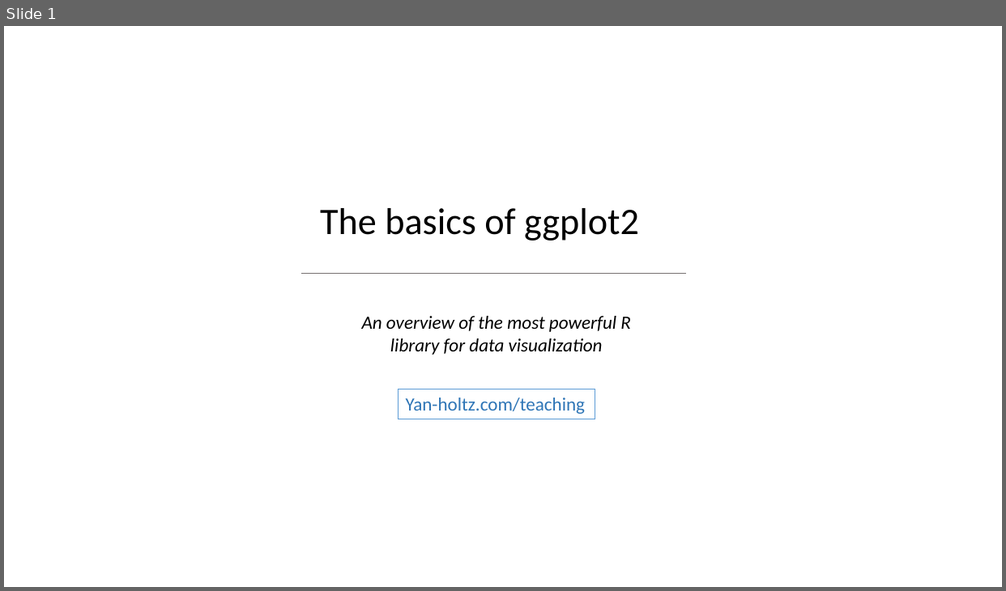
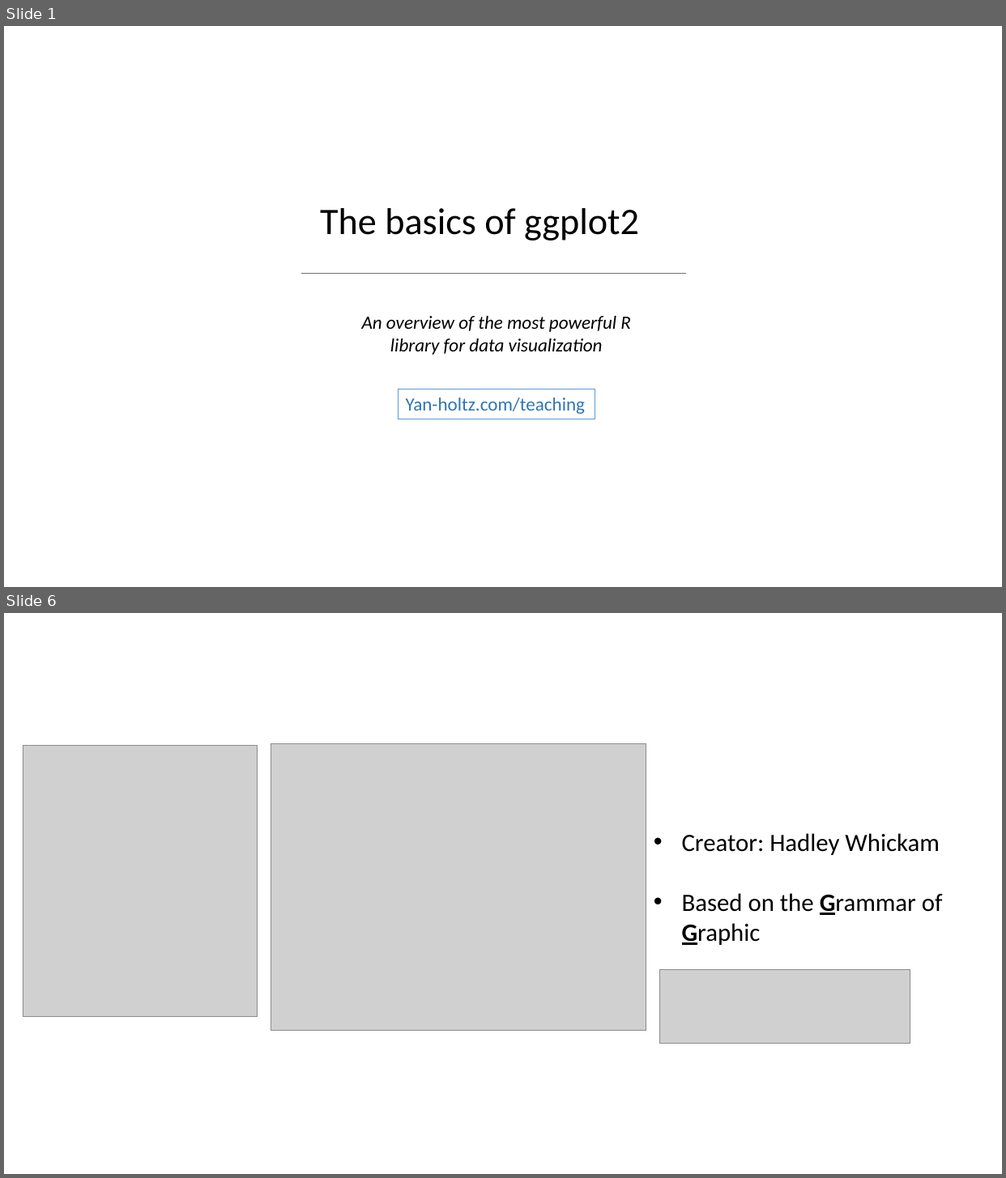
Before and after one commit to holtzy/Teaching, a slide deck: Ggplot2_basic.pptx. Shown one above the other, each under a label of ours: slide 1 before the commit, slides 1 and 6 after it; the slides between them are not shown. The pictures are 1006x591 and 1006x1178 pixels, drawn with LibreOffice and Linux fonts; fonts in the diff are those of the drawing; grey boxes stand for pictures; background and template pictures are left out. Boxes give left, top, right and bottom in pixels: in the first picture for what was removed or moved away, otherwise in the second. Text is boxed around its words. In the diff, an @@ line names an element or a change of style, - is before the commit and + after.

```diff
--- a/Ggplot2_basic.pptx
+++ b/Ggplot2_basic.pptx
@@ slide 6 added at box(4, 613, 1002, 1174), background #FFFFFF @@
@@ picture added at box(23, 746, 257, 1017) @@
@@ picture added at box(271, 743, 646, 1031) @@
@@ text added at box(682, 833, 943, 945), 24 pt, text #000000 @@
+• Creator: Hadley Whickam
+• Based on the Grammar of Graphic
@@ picture added at box(660, 970, 910, 1044) @@
```
Also in this commit, not shown: 1 slide changed, 12 other slides added, 2 slides removed, 2 other files.
